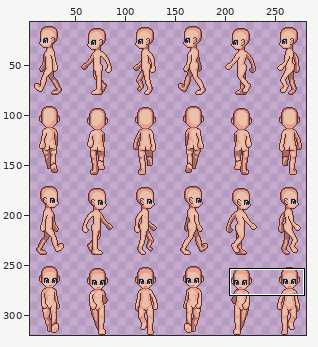
Two states of a sprite sheet, Tavern-Client/Assets/Characters/Male_Walk.png. The picture above shows the old version from afar; the outline marks the close-up.
Close-up. Earlier state:
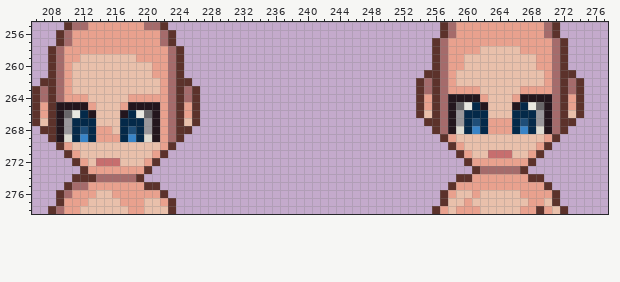
The file is 288x320 pixels. Colours within 5 levels of each other are drawn and written as one. Shown: x 206..277, y 255..278. The wide view leaves out empty margins. The commit also changed other parts of the picture, which this record leaves out.
New version:
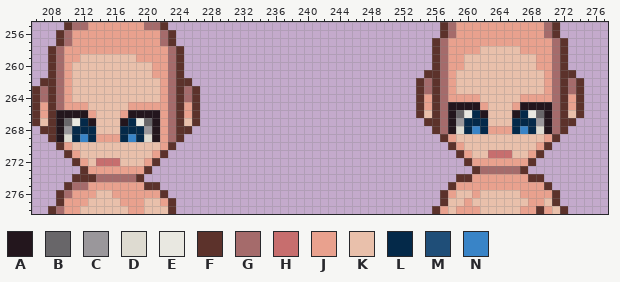
Palette (. is transparent): A #23161d  B #686669  C #9a979b  D #dedbd1  E #e9e8e1  F #5c322b  G #a56b6b  H #c76e6e  J #e9a18e  K #e9c0ab  L #042949  M #1f4e78  N #3984c7
From old to new:
y 263: x 259..261 JJJ -> KKK; x 267..269 JJJ -> KKK
y 264: x 211..212 JJ -> KK; x 218..221 JJJJ -> KKKK; x 258..262 AAAAJ -> JJJJK; x 266..270 JAAAA -> KJJJJ
y 265: x 209..213 AAAAJ -> GJJJK; x 217..221 JAAAA -> KJJJJ; x 259..262 BELA -> AAAJ; x 266..269 ALEB -> JAAA
y 266: x 210..213 BELA -> AAAJ; x 217..220 ALEB -> JAAA; x 259..260 CL -> BE; x 262 L -> A; x 266 L -> A; x 268..269 LC -> EB
y 267: x 210..211 CL -> BE; x 213 L -> A; x 217 L -> A; x 219..220 LC -> EB; x 261 M -> L; x 263..265 JJJ -> KKK; x 267 M -> L
y 268: x 212 M -> L; x 214..215 JJ -> KK; x 218 M -> L
Boxes around the changes in both close-ups, in picture pixels (x1, y1, x2, y2):
changed: (448, 86, 552, 126)
changed: (56, 94, 160, 134)
